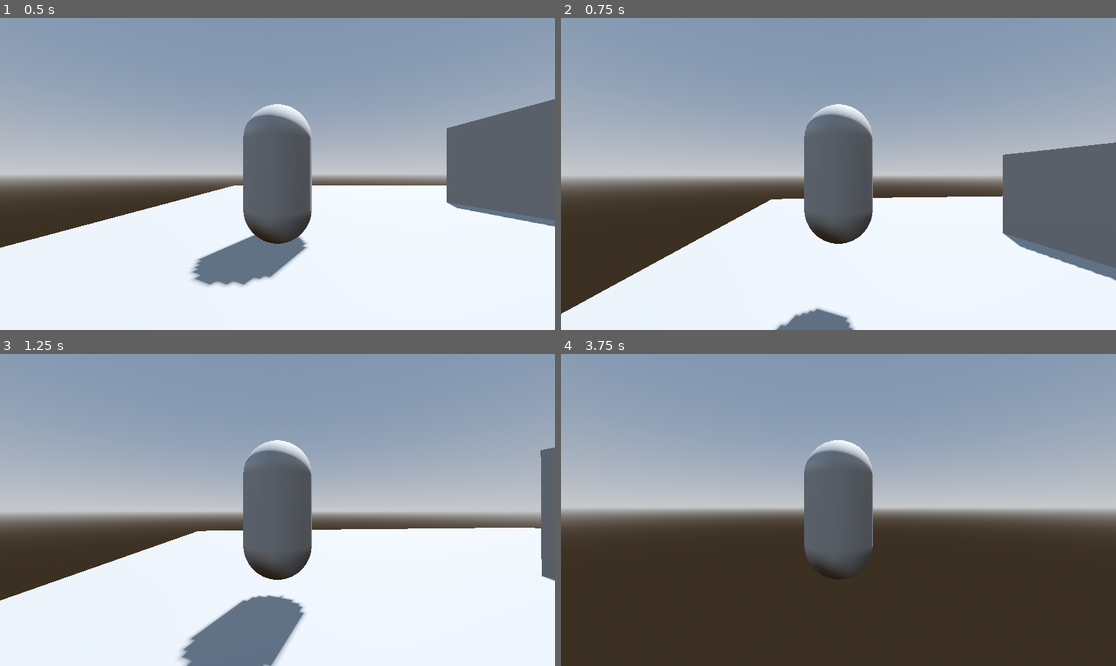
Above: before the commit, frames 1-4 (two rows, left to right).
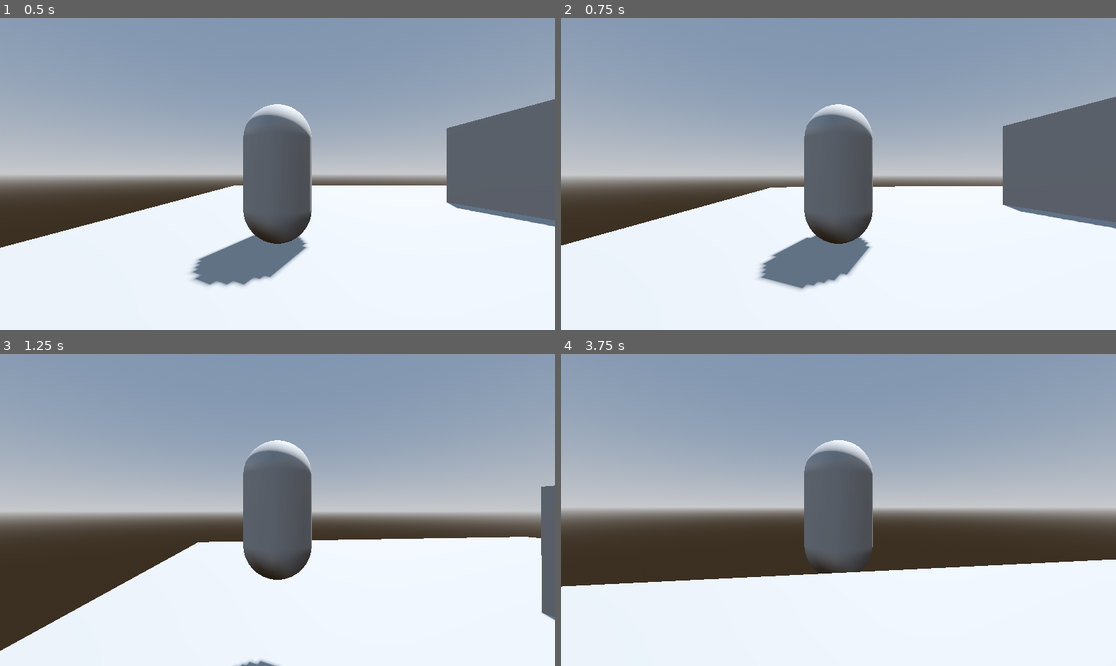
Above: after the commit, the same moments.

Repository: CrispyMD/Escape-The-Establishment
Game: Godot game, scene res://scenes/main_level.tscn
Two runs of this game, one before a commit and one after it. Both use one fixed random seed, a clock stepped at 60 frames per second and the inputs below.
Inputs (mouse positions are in pixels of both pictures, inside the frame that each line leads up to):
- Up to frame 1 (0.5 s): no input
- Up to frame 2 (0.75 s): tap Enter (ui_accept) at 0.5 s; move the mouse to (866, 174) at 0.52 s; hold W (forward) from 0.53 s (still down); hold Enter (ui_accept) from 0.53 s (still down)
- Up to frame 3 (1.25 s): keep holding W (forward); keep holding Enter (ui_accept); tap Space (jump, bound only after the commit) at 0.77, 1.07 s; tap Q (ability, bound only after the commit) at 0.8 s
- Up to frame 4 (3.75 s): keep holding W (forward); move the mouse to (810, 510) at 1.27 s; release Enter (ui_accept) at 1.28 s; tap Q (ability, bound only after the commit) at 1.35, 3.05, 3.6 s; tap Space (jump, bound only after the commit) at 1.52, 1.55, 1.82, 3.02, 3.32 s; move the mouse to (849, 503) at 2.02 s; hold Space (jump, bound only after the commit) 2.03-2.78 s; tap Enter (ui_accept) at 2.3, 2.85 s; move the mouse to (832, 516) at 2.77 s; move the mouse to (877, 513) at 3.52 s; hold Space (jump, bound only after the commit) from 3.53 s (still down)

Frame 1 is identical in both runs. In frame 2, 14% of the frame differs, in the area x 0-100%, y 25-100%; in frame 3, 9.3%; in frame 4, 30%, in the area x 0-100%, y 65-100%.

Commit message:
Added more keys to input map, created ability timer

Diff:
--- a/Escape The Establishment/project.godot
+++ b/Escape The Establishment/project.godot
@@ -45,3 +45,13 @@
 , Object(InputEventKey,"resource_local_to_scene":false,"resource_name":"","device":-1,"window_id":0,"alt_pressed":false,"shift_pressed":false,"ctrl_pressed":false,"meta_pressed":false,"pressed":false,"keycode":0,"physical_keycode":4194322,"key_label":0,"unicode":0,"echo":false,"script":null)
 ]
 }
+ability={
+"deadzone": 0.5,
+"events": [Object(InputEventKey,"resource_local_to_scene":false,"resource_name":"","device":-1,"window_id":0,"alt_pressed":false,"shift_pressed":false,"ctrl_pressed":false,"meta_pressed":false,"pressed":false,"keycode":0,"physical_keycode":81,"key_label":0,"unicode":113,"echo":false,"script":null)
+]
+}
+jump={
+"deadzone": 0.5,
+"events": [Object(InputEventKey,"resource_local_to_scene":false,"resource_name":"","device":-1,"window_id":0,"alt_pressed":false,"shift_pressed":false,"ctrl_pressed":false,"meta_pressed":false,"pressed":false,"keycode":0,"physical_keycode":32,"key_label":0,"unicode":32,"echo":false,"script":null)
+]
+}
--- a/Escape The Establishment/scenes/character.tscn
+++ b/Escape The Establishment/scenes/character.tscn
@@ -27,3 +27,5 @@
 
 [node name="Camera3D" type="Camera3D" parent="SpringArm3D"]
 transform = Transform3D(1, 0, 0, 0, 1, 0, 0, 0, 1, 0, 0.59391, 4.81613)
+
+[node name="AbilityTimer" type="Timer" parent="."]
--- a/Escape The Establishment/scripts/character_script.gd
+++ b/Escape The Establishment/scripts/character_script.gd
@@ -36,7 +36,7 @@
 func _physics_process(delta):
 	if not is_on_floor():
 		velocity.y -= gravity * delta
-	if Input.is_action_pressed("ui_accept") and is_on_floor():
+	if Input.is_action_pressed("jump") and is_on_floor():
 		velocity.y = JUMP_VELOCITY
 
 	var input_dir = Input.get_vector("left", "right", "forward", "backward")
@@ -49,4 +49,6 @@
 		velocity.x = move_toward(velocity.x, 0, SPEED)
 		velocity.z = move_toward(velocity.z, 0, SPEED)
 
+	if Input.is_action_just_pressed("ability"):
+		pass
 	move_and_slide()
